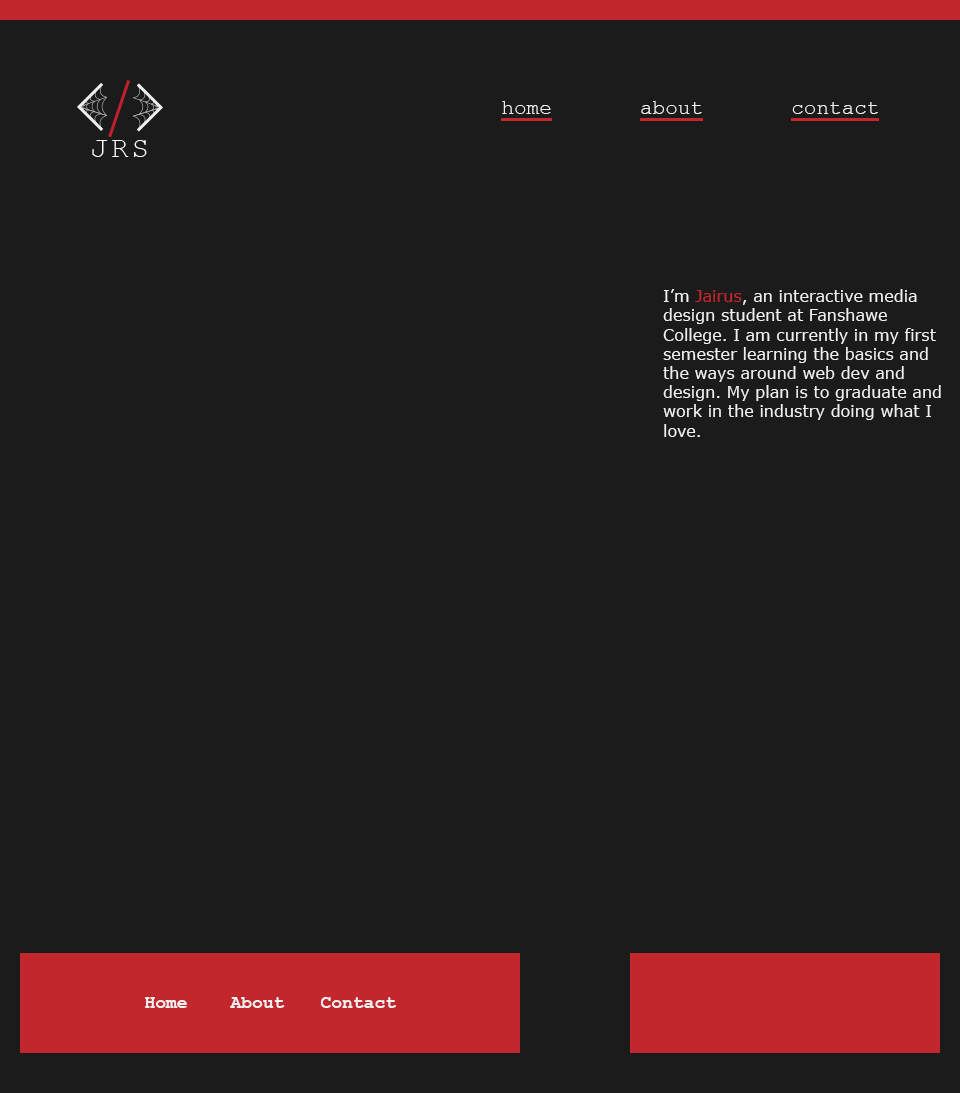
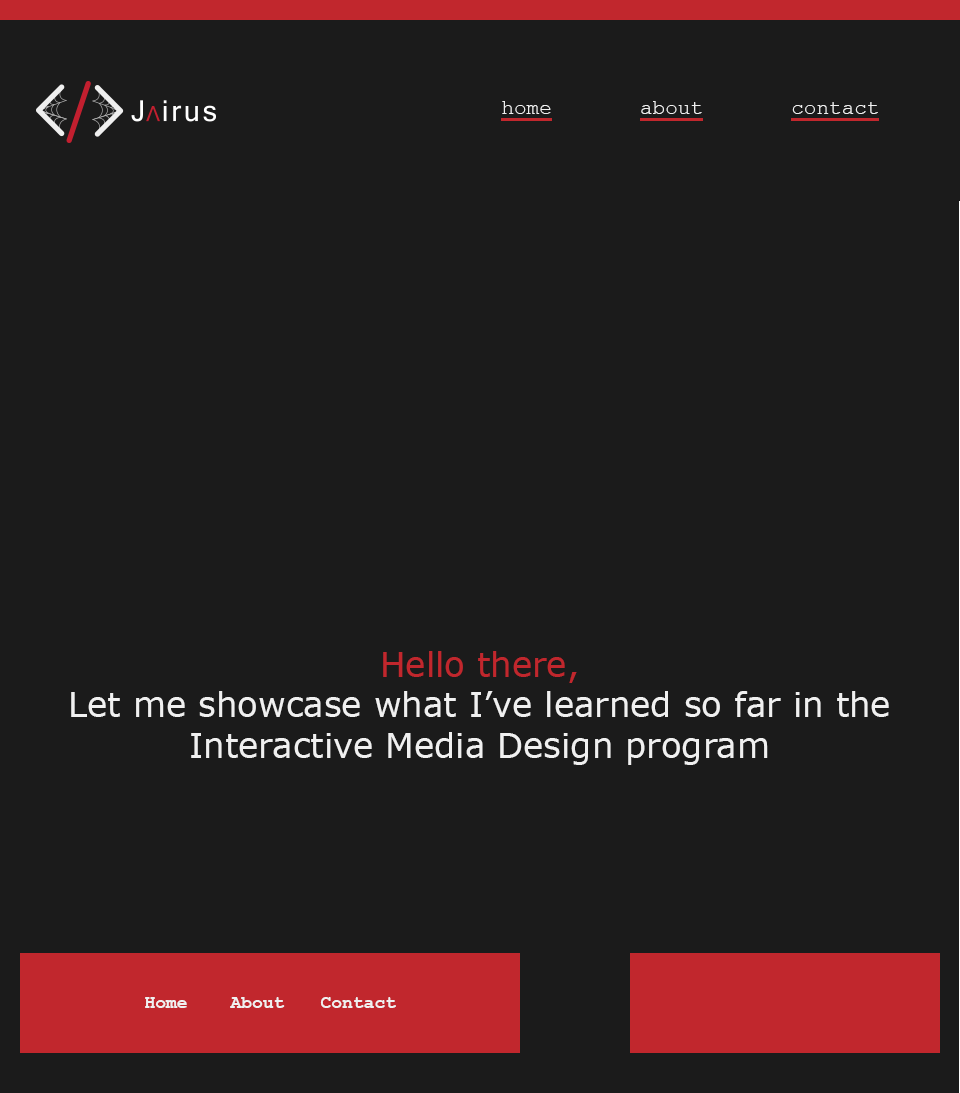
Before/after of a (960, 1093) layered artwork. What changed in the layer stack:
showed group "Homepage" (29 layers) over bbox(36, 80, 960, 1093)
painted on "logo" (2nd of 6, in "wireframes" › "Homepage" › "header" › "logo") over bbox(36, 80, 216, 157)
hid group "About" (2nd of 4, in "wireframes") (29 layers) over bbox(36, 80, 960, 1093)
painted on "logo" (4th of 6, in "wireframes" › "About" › "header" › "logo") over bbox(36, 80, 204, 157)
